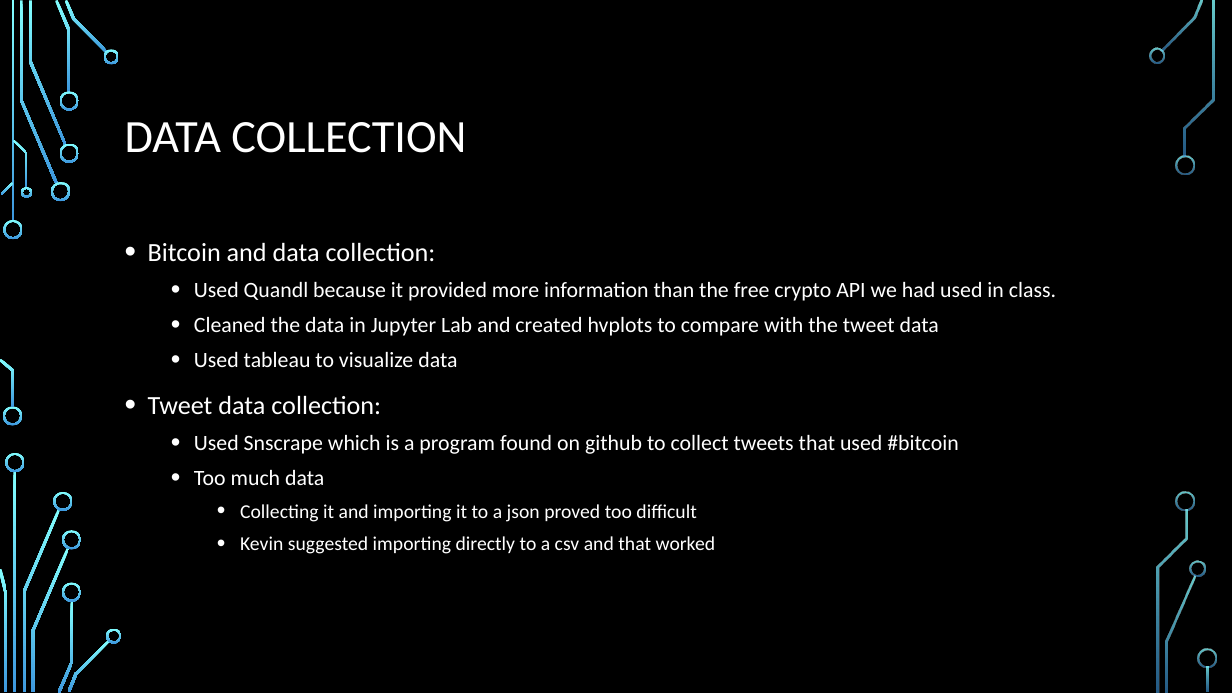
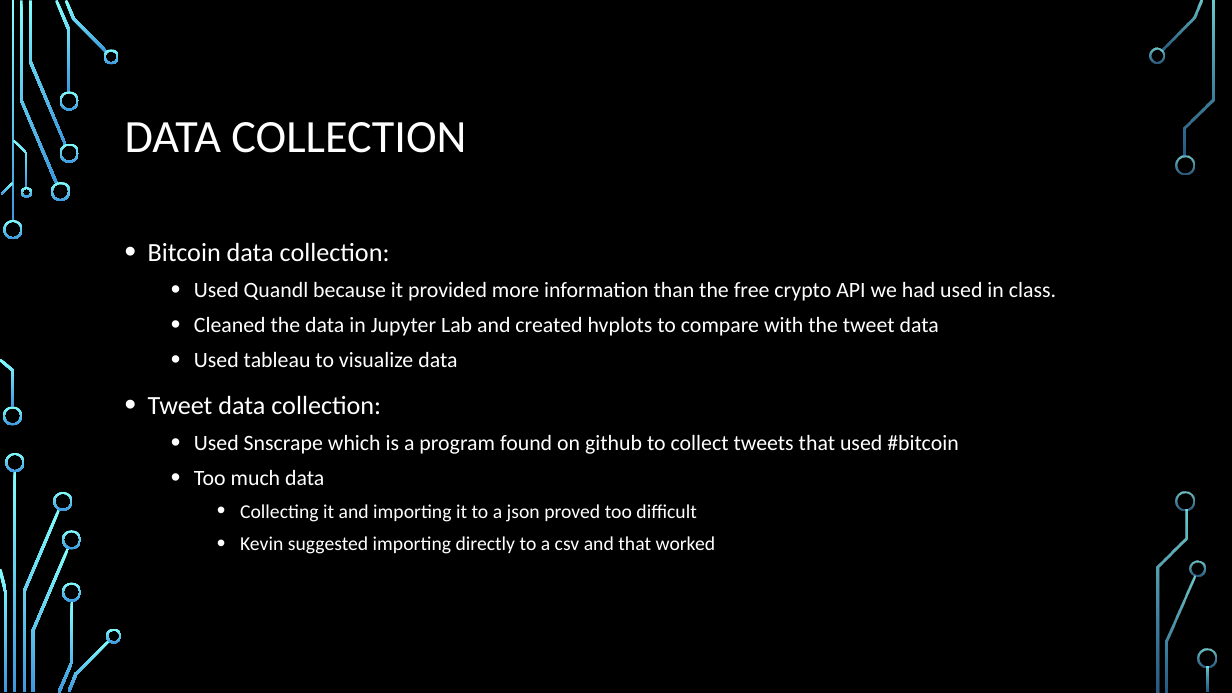
Before and after one commit to ZrowGz/knightshade, a slide deck: slide 3 of Knightshade_Presentation.pptx. Drawn at 1232x693 pixels with LibreOffice and Linux fonts; fonts in the diff are those of the drawing; background and template pictures are left out. Boxes give left, top, right and bottom in pixels: in the first picture for what was removed or moved away, otherwise in the second. Text is boxed around its words. In the diff, an @@ line names an element or a change of style, - is before the commit and + after.

```diff
--- a/Knightshade_Presentation.pptx
+++ b/Knightshade_Presentation.pptx
@@ text at <box>148,242,390,261</box>: text changed @@
-• Bitcoin and data collection:
+• Bitcoin data collection:
```
Also in this commit, not shown: 1 slide added, 1 slide removed.
